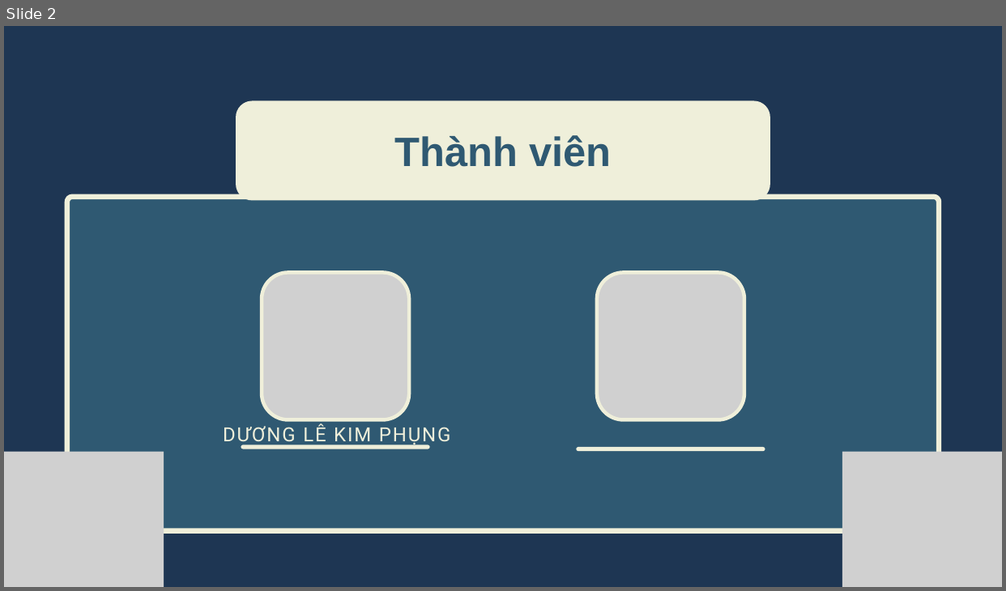
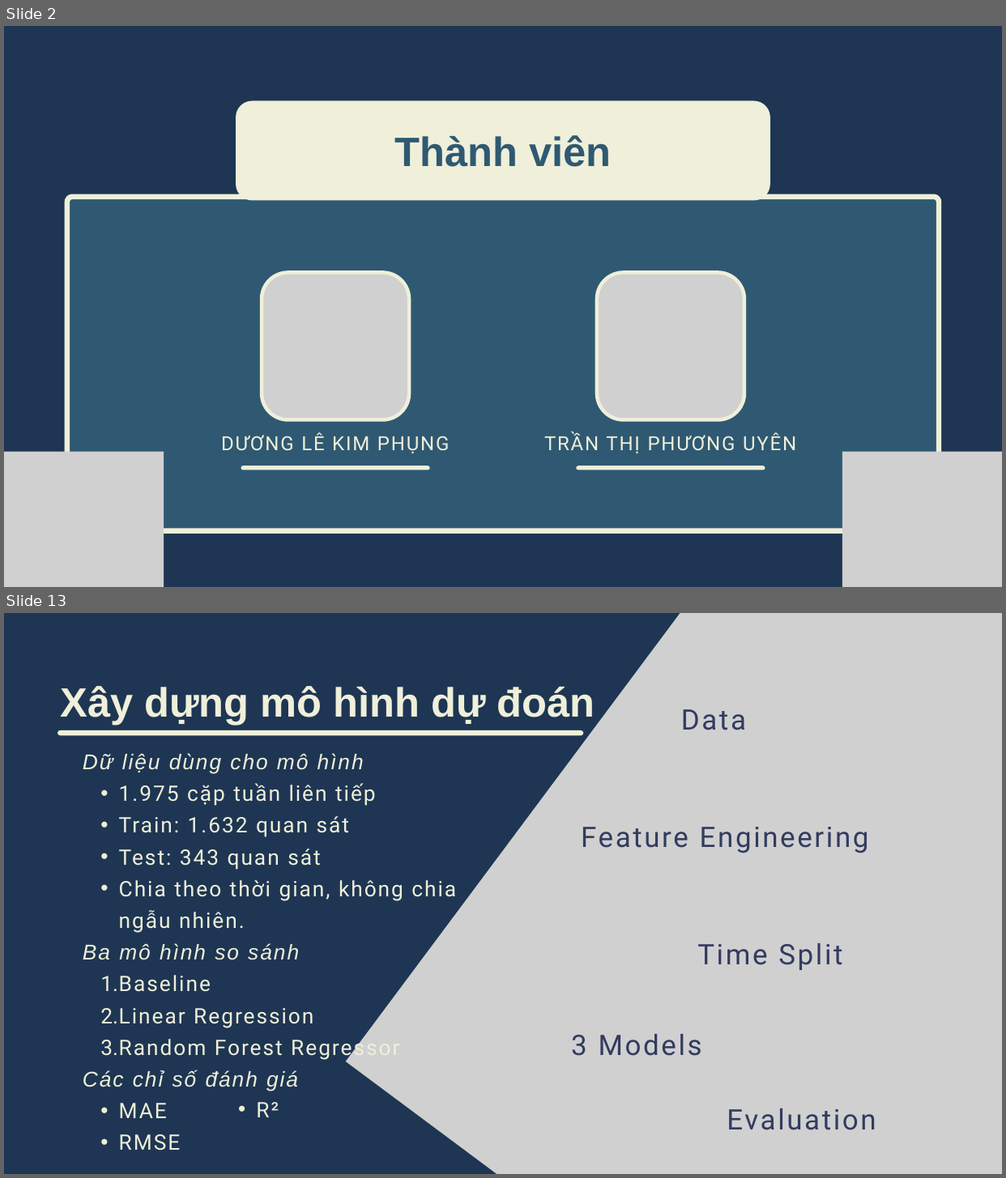
Before and after one commit to kimphungduongle9-debug/spotify-vn-trend-analysis, a slide deck: slides/Slide_Phan_tich_Spotify.pptx. Shown one above the other, each under a label of ours: slide 2 before the commit, slides 2 and 13 after it; the slides between them are not shown. The pictures are 1006x591 and 1006x1178 pixels, drawn with LibreOffice and Linux fonts; fonts in the diff are those of the drawing; grey boxes stand for pictures. Boxes give left, top, right and bottom in pixels: in the first picture for what was removed or moved away, otherwise in the second. Text is boxed around its words. In the diff, an @@ line names an element or a change of style, - is before the commit and + after.

```diff
--- a/slides/Slide_Phan_tich_Spotify.pptx
+++ b/slides/Slide_Phan_tich_Spotify.pptx
@@ slide 13 added at [4, 613, 1002, 1174], background #1E3653 @@
@@ picture added at [346, 613, 1002, 1174] @@
@@ picture added at [853, 635, 958, 745] @@
@@ text added at [60, 686, 595, 726], 59.2 pt, text #EFEFDA, bold @@
+Xây dựng mô hình dự đoán
@@ text added at [681, 709, 746, 730], 40.8 pt, text #323B60 @@
+Data
@@ line added from (60, 733) to (581, 733), #EFEFDA 7.5 pt @@
@@ picture added at [666, 726, 691, 802] @@
@@ text added at [83, 753, 456, 1151], 30.8 pt, text #EFEFDA @@
+Dữ liệu dùng cho mô hình
+  • 1.975 cặp tuần liên tiếp
+  • Train: 1.632 quan sát
+  • Test: 343 quan sát
+  • Chia theo thời gian, không chia ngẫu nhiên.
+Ba mô hình so sánh
+  1. Baseline
+  2. Linear Regression
+  3. Random Forest Regressor
+Các chỉ số đánh giá
+  • MAE
+  • RMSE
@@ text added at [581, 827, 869, 854], 40.8 pt, text #323B60 @@
+Feature Engineering
@@ picture added at [790, 850, 814, 926] @@
@@ text added at [697, 943, 842, 970], 40.8 pt, text #323B60 @@
+Time Split
@@ picture added at [727, 967, 772, 1047] @@
@@ text added at [571, 1034, 702, 1056], 40.8 pt, text #323B60 @@
+3 Models
@@ picture added at [658, 1051, 722, 1127] @@
@@ text added at [256, 1102, 279, 1118], 30.8 pt, text #EFEFDA @@
+  • R²
@@ text added at [727, 1109, 876, 1131], 40.8 pt, text #323B60 @@
+Evaluation
@@ slide 2 changed as well @@
@@ text "DƯƠNG LÊ KIM PHỤNG": place and size @@
-text "DƯƠNG LÊ KIM PHỤNG" at [223, 424, 451, 446]
+text "DƯƠNG LÊ KIM PHỤNG" at [221, 433, 450, 454]
@@ text added at [544, 433, 796, 454], 28.1 pt, text #EFEFDA @@
+TRẦN THỊ PHƯƠNG UYÊN
@@ line moved from (243, 447) - (428, 447) to (243, 468) - (428, 468) @@
@@ line moved from (578, 449) - (763, 449) to (578, 468) - (763, 468) @@
```
Also in this commit, not shown: 1 other slide changed, 16 other slides added, 9 slides removed, 1 other file.
